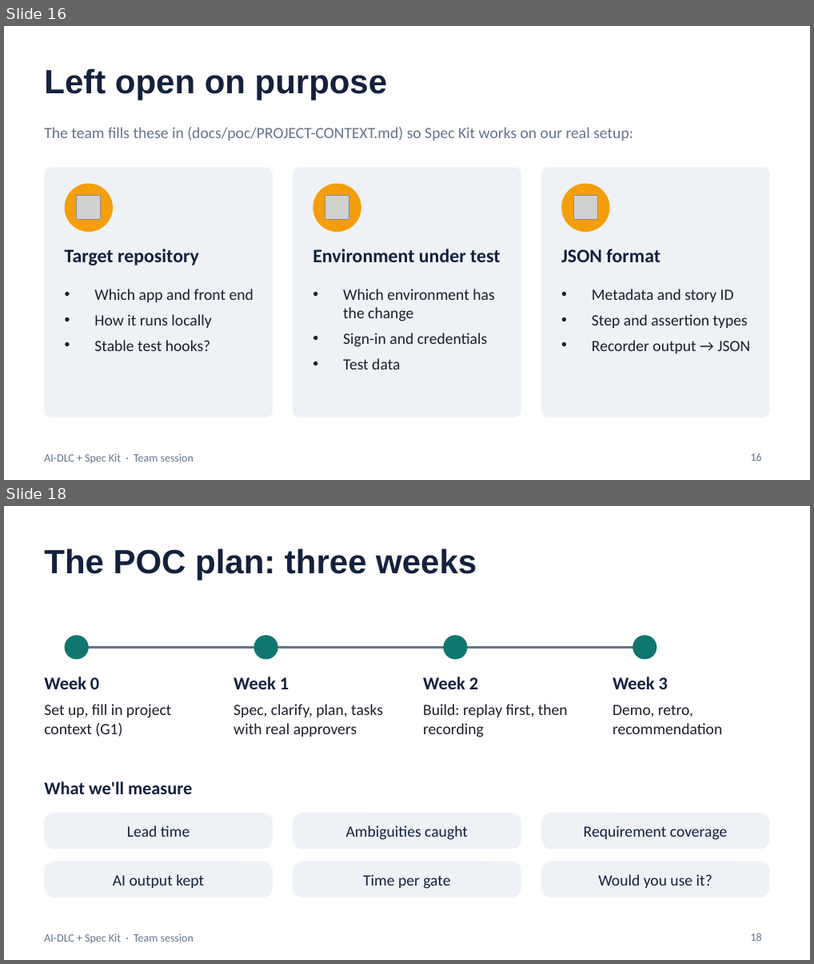
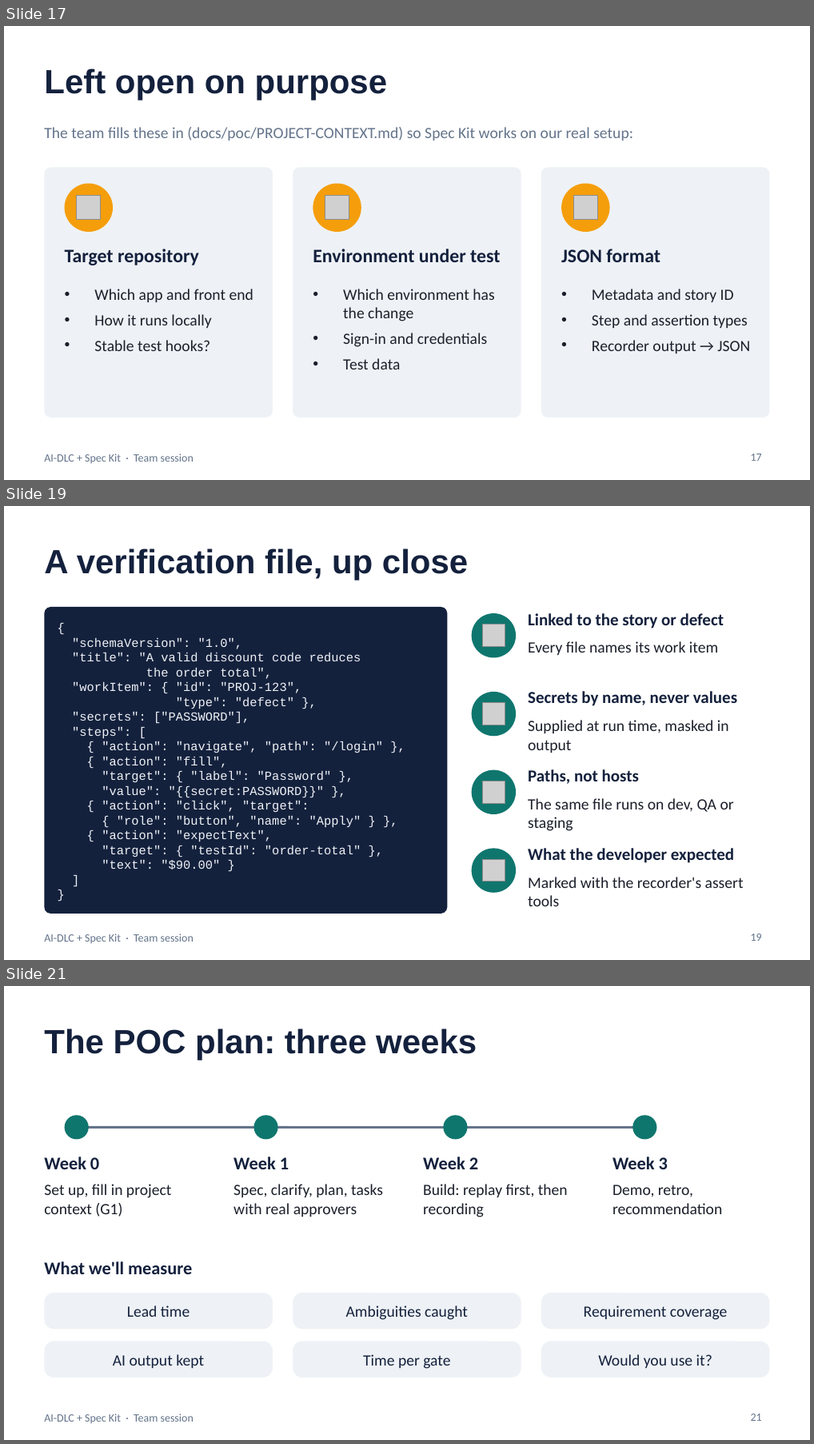
Before and after one commit to jambione/spec-kit-poc, a slide deck: docs/presentation/AI-DLC-Spec-Kit-Team-Session.pptx. Shown one above the other, each under a label of ours: slides 16 and 18 before the commit, slides 17, 19 and 21 after it; the slides between them are not shown. The pictures are 814x964 and 814x1444 pixels, drawn with LibreOffice and Linux fonts; fonts in the diff are those of the drawing; grey boxes stand for pictures. Boxes give left, top, right and bottom in pixels: in the first picture for what was removed or moved away, otherwise in the second. Text is boxed around its words. In the diff, an @@ line names an element or a change of style, - is before the commit and + after.

```diff
--- a/docs/presentation/AI-DLC-Spec-Kit-Team-Session.pptx
+++ b/docs/presentation/AI-DLC-Spec-Kit-Team-Session.pptx
@@ slide 19 added at (4, 506, 810, 960), background #FFFFFF; not listed: 1 template element that a slide beside it also shows @@
@@ title added at (44, 548, 468, 580), 30 pt, text #14213D, bold @@
+A verification file, up close
@@ rounded rectangle added at (44, 607, 447, 913), fill #14213D, 11 pt, text #EEF2F6 @@
+{
+"schemaVersion": "1.0",
+"title": "A valid discount code reduces
+the order total",
+"workItem": { "id": "PROJ-123",
+"type": "defect" },
+"secrets": ["PASSWORD"],
+"steps": [
+{ "action": "navigate", "path": "/login" },
+{ "action": "fill",
+"target": { "label": "Password" },
+"value": "{{secret:PASSWORD}}" },
+{ "action": "click", "target":
+{ "role": "button", "name": "Apply" } },
+{ "action": "expectText",
+"target": { "testId": "order-total" },
+"text": "$90.00" }
+]
+}
@@ ellipse added at (472, 613, 516, 658), fill #0F766E @@
@@ picture added at (483, 624, 506, 647) @@
@@ text added at (528, 613, 725, 628), 15 pt, text #14213D, bold @@
+Linked to the story or defect
@@ text added at (528, 641, 718, 655), 14 pt, text #1B1F2A @@
+Every file names its work item
@@ ellipse added at (472, 692, 516, 736), fill #0F766E @@
@@ text added at (528, 691, 738, 706), 15 pt, text #14213D, bold @@
+Secrets by name, never values
@@ picture added at (483, 703, 506, 725) @@
@@ text added at (528, 720, 730, 752), 14 pt, text #1B1F2A @@
+Supplied at run time, masked in output
@@ text added at (528, 769, 639, 784), 15 pt, text #14213D, bold @@
+Paths, not hosts
@@ ellipse added at (472, 770, 516, 814), fill #0F766E @@
@@ picture added at (483, 781, 506, 804) @@
@@ text added at (528, 798, 734, 831), 14 pt, text #1B1F2A @@
+The same file runs on dev, QA or staging
@@ ellipse added at (472, 848, 516, 892), fill #0F766E @@
@@ picture added at (483, 860, 506, 882) @@
@@ text added at (528, 848, 734, 863), 15 pt, text #14213D, bold @@
+What the developer expected
@@ text added at (528, 876, 744, 906), 14 pt, text #1B1F2A @@
+Marked with the recorder's assert tools
@@ page number added at (751, 933, 762, 940), 10 pt, text #64748B @@
+19
@@ what was slide 16 is now slide 17 @@
@@ page number at (751, 453, 762, 460): text changed @@
-16
+17
@@ what was slide 18 is now slide 21 @@
@@ page number at (751, 1413, 762, 1420): text changed @@
-18
+21
```
Also in this commit, not shown: 1 slide changed, 2 other slides added, 1 other file.
